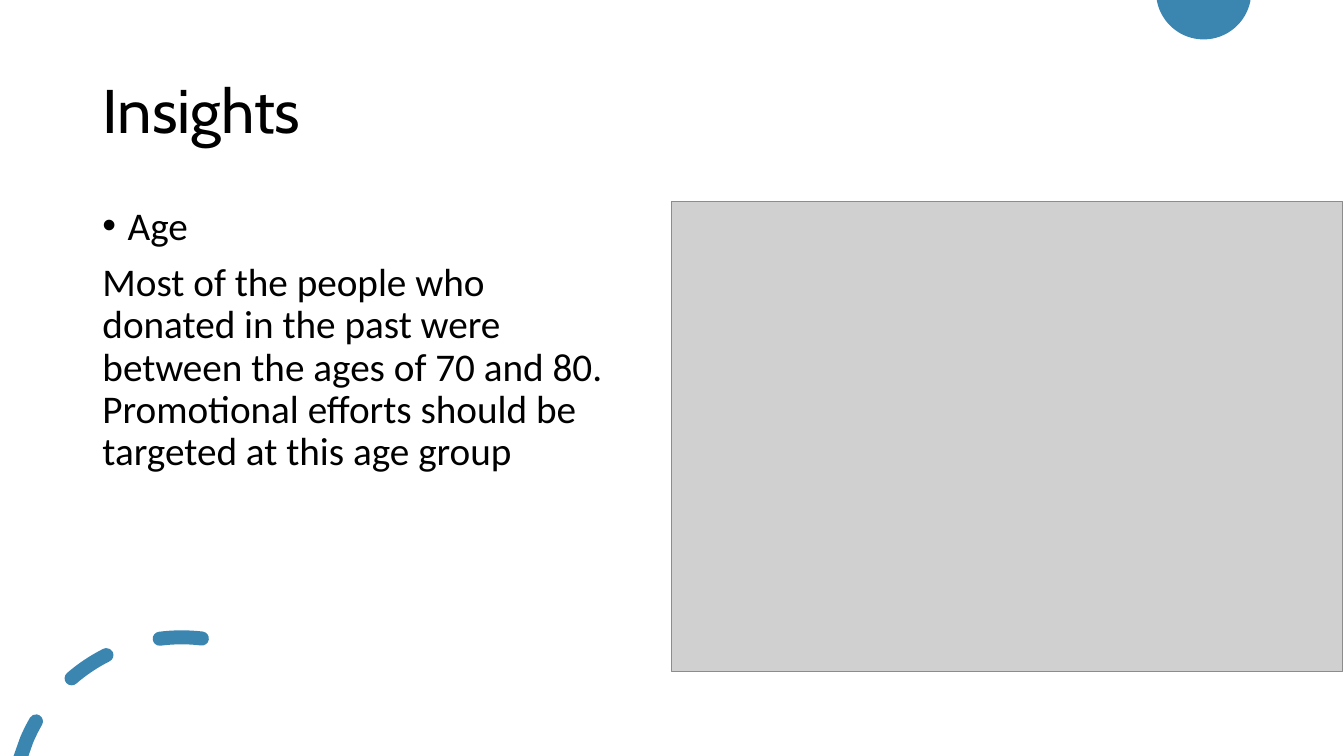
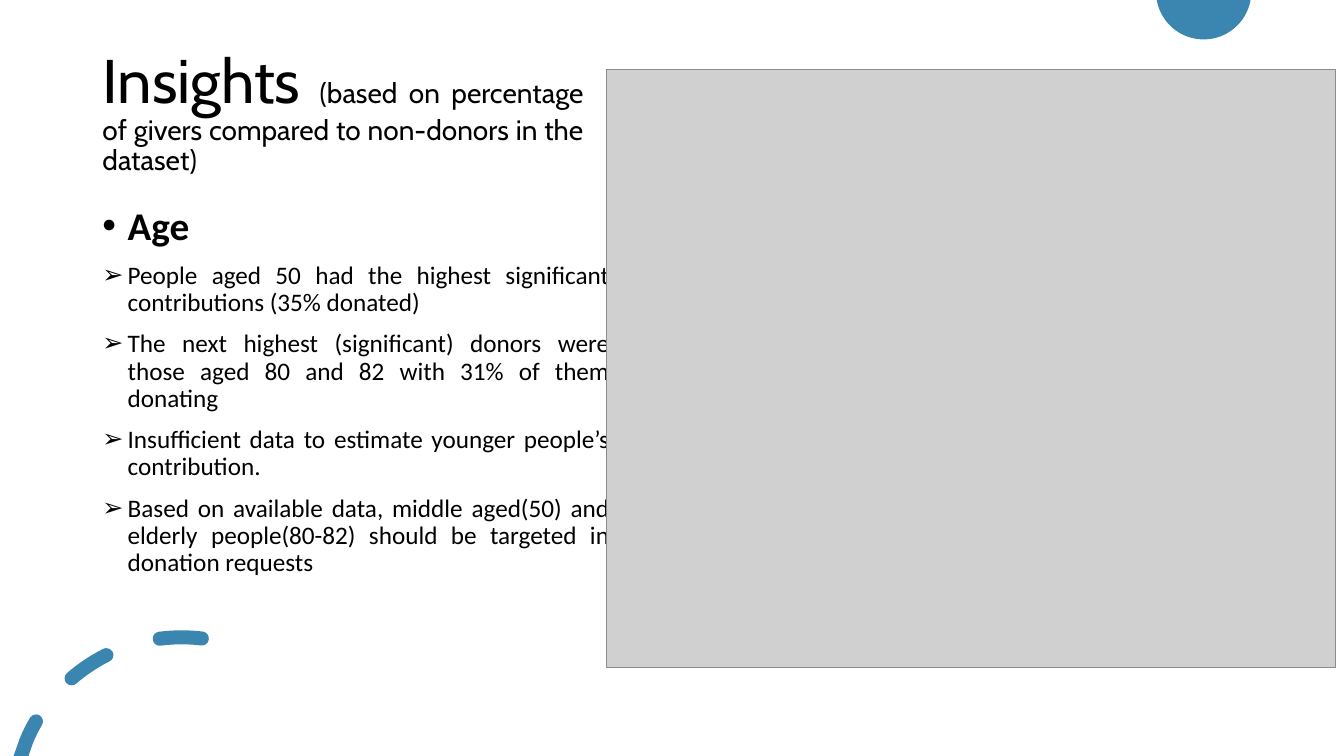
Before and after one commit to Ay-slim/Data-Science-Portfolio--Ayooluwa, a slide deck: slide 3 of Donor_prediction_challenge/Presentation.pptx. Drawn at 1344x756 pixels with LibreOffice and Linux fonts; fonts in the diff are those of the drawing; grey boxes stand for pictures. Boxes give left, top, right and bottom in pixels: in the first picture for what was removed or moved away, otherwise in the second. Text is boxed around its words. In the diff, an @@ line names an element or a change of style, - is before the commit and + after.

```diff
--- a/Donor_prediction_challenge/Presentation.pptx
+++ b/Donor_prediction_challenge/Presentation.pptx
@@ title at <box>102,56,583,174</box>: text changed; size 44 to 20 pt @@
-Insights
+Insights (based on percentage of givers compared to non-donors in the dataset)
@@ picture: place and size @@
-picture at <box>673,202,1344,673</box>
+picture at <box>606,70,1335,667</box>
@@ text at <box>128,214,190,247</box>: bold on in "Age"; alignment left to justified @@
@@ text at <box>128,263,610,575</box>: text changed; size 28 to 18 pt @@
-Most of the people who donated in the past were between the ages of 70 and 80. Promotional efforts should be targeted at this age group
+➢ People aged 50 had the highest significant contributions (35% donated)
+➢ The next highest (significant) donors were those aged 80 and 82 with 31% of them donating
+➢ Insufficient data to estimate younger people’s contribution.
+➢ Based on available data, middle aged(50) and elderly people(80-82) should be targeted in donation requests
```
Also in this commit, not shown: 4 other slides changed, 6 slides added, 2 slides removed, 1 other file.
